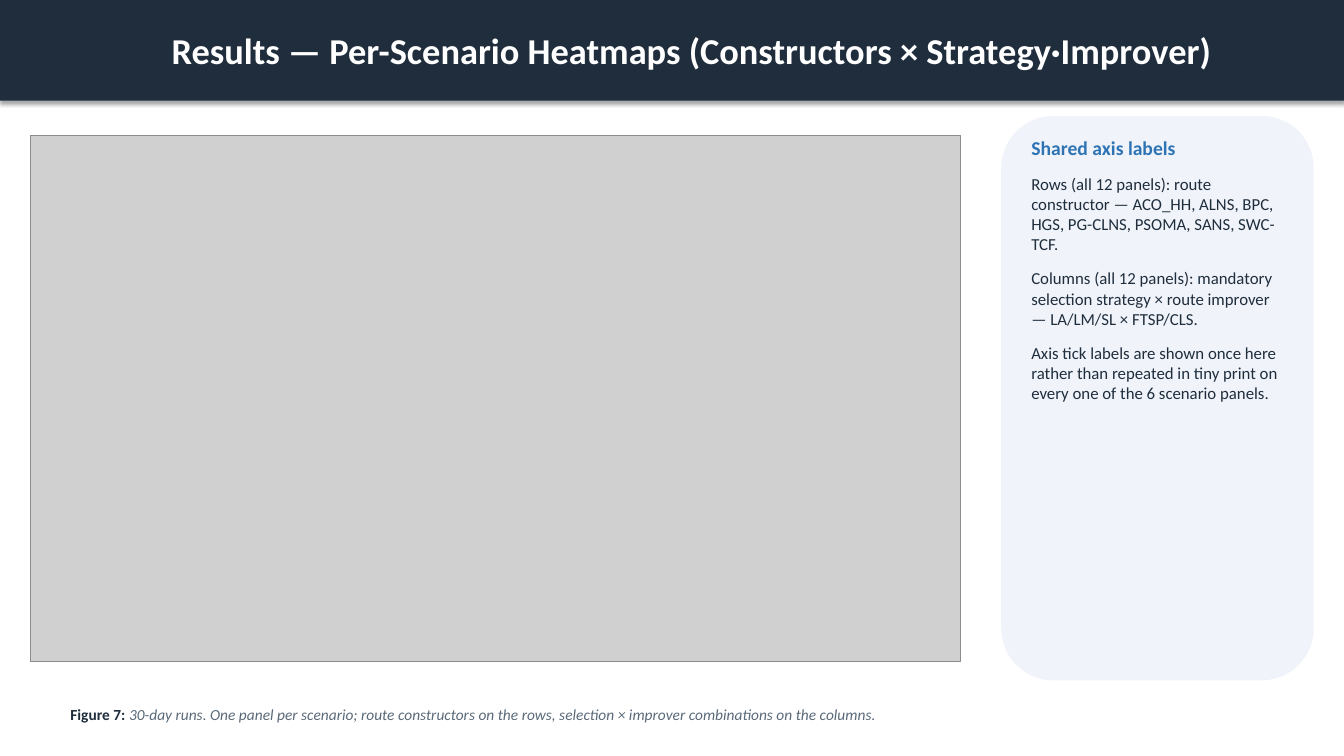
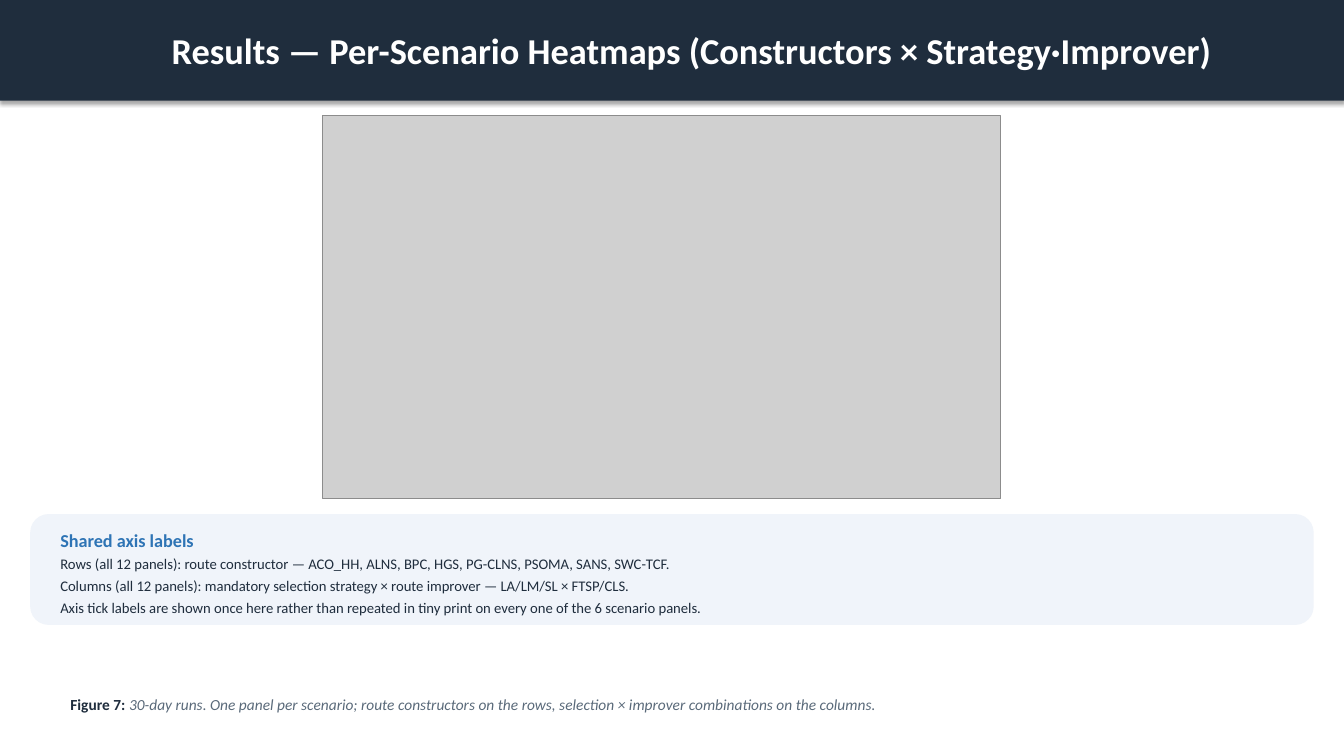
Before and after one commit to ACFHarbinger/WSmartPlus-Route, a slide deck: slide 15 of assets/windows/wsmart_route_results.pptx. Drawn at 1344x756 pixels with LibreOffice and Linux fonts; fonts in the diff are those of the drawing; grey boxes stand for pictures. Boxes give left, top, right and bottom in pixels: in the first picture for what was removed or moved away, otherwise in the second. Text is boxed around its words. In the diff, an @@ line names an element or a change of style, - is before the commit and + after.

```diff
--- a/assets/windows/wsmart_route_results.pptx
+++ b/assets/windows/wsmart_route_results.pptx
@@ picture: place and size @@
-picture at (30,135,961,661)
+picture at (323,116,1001,499)
@@ rounded rectangle: place and size @@
-rounded rectangle at (1001,116,1314,681)
+rounded rectangle at (30,514,1314,625)
@@ text "Shared axis labels": place and size @@
-text "Shared axis labels" at (1031,141,1278,402)
+text "Shared axis labels" at (60,534,701,616)
@@ text "Shared axis labels" at (60,534,701,616): size 14 to 13 pt in "Shared axis labels"; size 12 to 10.5 pt; less space between paragraphs @@
@@ text "Figure 7: 30-day runs. One ...": place and size @@
-text "Figure 7: 30-day runs. One ..." at (70,709,876,723)
+text "Figure 7: 30-day runs. One ..." at (70,699,876,713)
```
Also in this commit, not shown: 2 other slides changed, 3 other files.
